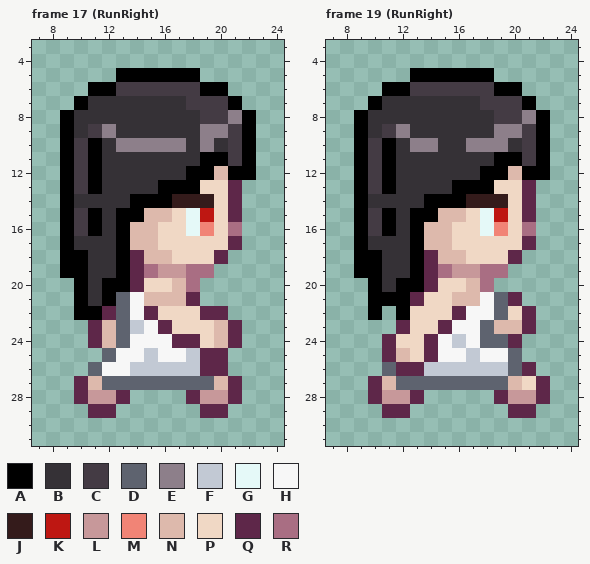
Pixel-art file: _Data/BlackHair.aseprite. Above: the version before the commit.
32x32 pixels, 20 frames. Shown: frame 17 (RunRight): x 7..24, y 3..31; frame 19 (RunRight): x 7..24, y 3..31. The commit also changed other frames, which this record leaves out.
Palette (. is transparent): A #000000  B #353136  C #443b44  D #5e636f  E #8d7f8a  F #c2c9d4  G #e5f9f8  H #f7f7f7  J #341b1b  K #be1712  L #c7989a  M #f18476  N #ddb9ac  P #f0d8c5  Q #5e2749  R #a96e83
Pixels before, frame 17 (RunRight), first column x 9:
 5 ....AAAAAA....
 6 ..AACCCCCCAA..
 7 .ABBBBBBBCCCA.
 8 ABBBBBBBBBCCEA
 9 ABCEBBBBBBEECA
10 ACABEEEEEBEBCA
11 ACABBBBBBBAACA
12 ACABBBBBBAANAA
13 ACABBBBAAAPPQ.
14 ABBBBAAAJJJPQ.
15 ACABAANNPGKPQ.
16 ACABANNPPGMPR.
17 ABBBANNPPPPPQ.
18 AABBAQNNPPPQ..
19 AABBAQRLLRR...
20 .ABAAQPPNR....
21 .ABADHNNNQ....
22 .AAQDHQPPPQQ..
23 ..QNDFHQPPPNQ.
24 ..QNDHHHQQPNQ.
25 ...DHHFHHFQQ..
26 ..DHHFFFFFQQ..
27 .QNDDDDDDDDNQ.
28 .QLLQ....QLLQ.
29 ..QQ......QQ..
Pixels before, frame 19 (RunRight), first column x 9:
 5 ....AAAAAA....
 6 ..AACCCCCCAA..
 7 .ABBBBBBBCCCA.
 8 ABBBBBBBBBCCEA
 9 ABCEBBBBBBEECA
10 ACABEEBBEEEBCA
11 ACABBBBBBBAACA
12 ACABBBBBBAANAA
13 ACABBBBAAAPPQ.
14 ABBBBAAAJJJPQ.
15 ACABAANNPGKPQ.
16 ACABANNPPGMPR.
17 ABBBANNPPPPPQ.
18 AABBAQNNPPPQ..
19 AABBAQRLLRR...
20 .ABAAQPPNR....
21 .AAAQPPNNHDQ..
22 .A.APPPQHHDPQ.
23 ...QPPQHHDNNQ.
24 ..QPPQHFHDDQ..
25 ..QNPQHHFHHD..
26 ..DQQFFFFFFDQ.
27 .QNDDDDDDDDNPQ
28 .QLLQ.....QLLQ
29 ..QQ.......QQ.
And afterwards:
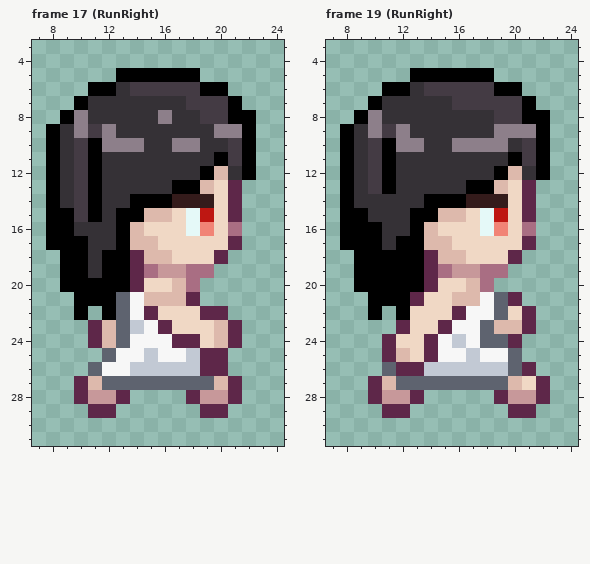
Changes in this commit:
Changed rows in their new state; - is an unchanged pixel.
Frame 17 (RunRight), layer "Layer 1":
first column x 8:
 6 -----B--------
 8 --E-----E----A
 9 ABE--------B-E
10 AB--E--BB-EB--
11 AB---------B--
12 AB--------B--B
13 AB------B--N--
14 ABCA----------
15 A-------------
16 A-BB---P------
17 A-A-----------
18 ----A---------
19 ----A---------
20 -A-A----------
21 ---A----------
22 ---.A---------
Frame 19 (RunRight), layer "Layer 1":
first column x 8:
 6 -----B--------
 7 --------CC----
 8 --E----------A
 9 ABE----------E
10 AB--E-B-E-----
11 AB---------B--
12 AB--------B--B
13 AB------B--N--
14 AB------------
15 A-BB----------
16 A-AB---P------
17 A-A-A---------
18 ---AA---------
19 ---AA---------
20 -A-A----------
Changed places in both pictures, as pixel boxes (x1, y1, x2, y2):
changed: (46, 82, 242, 320)
changed: (340, 82, 536, 292)
